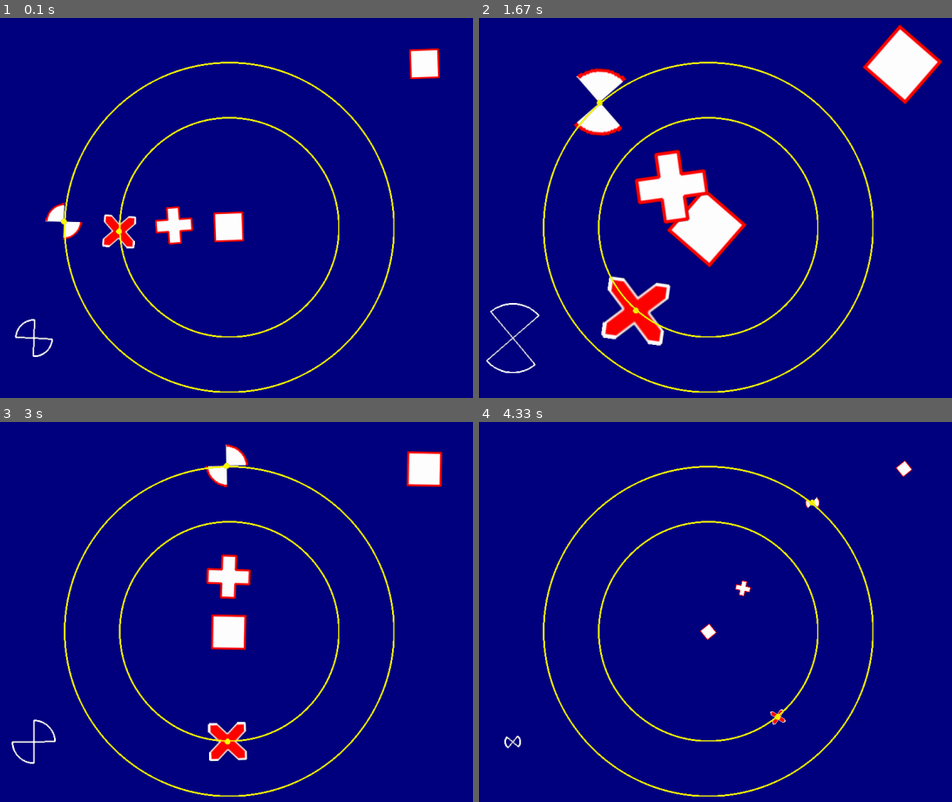
Above: before the commit, frames 1-4 (two rows, left to right).
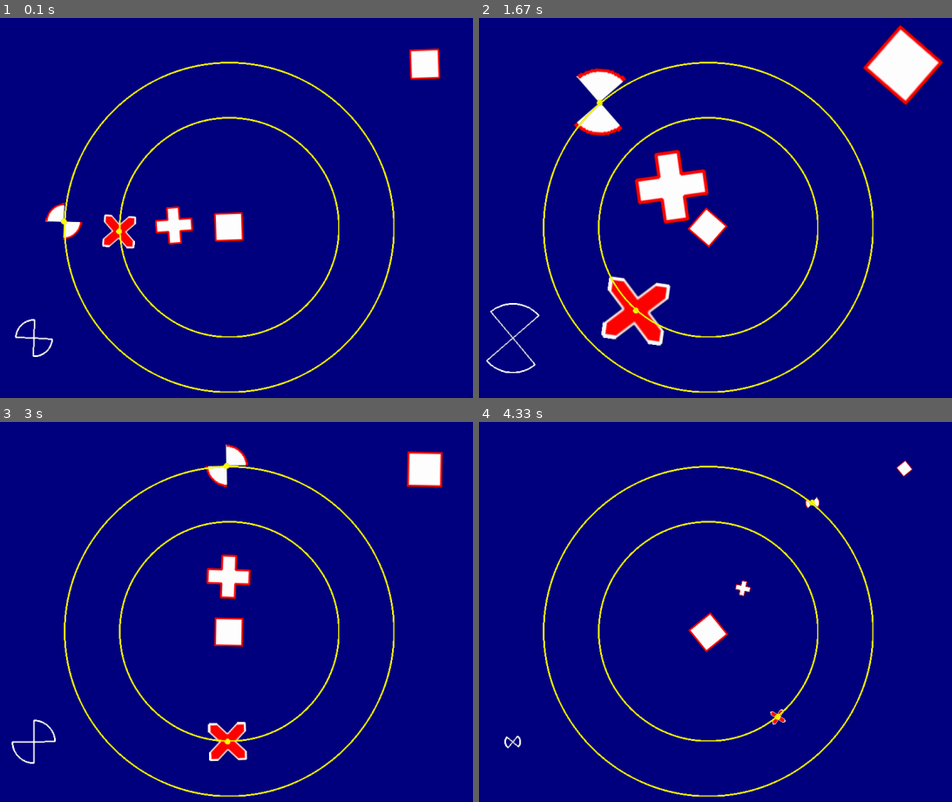
Above: after the commit, the same moments.

Repository: francis-clairicia/PyDiamond
Game: pygame game, started from main.py
Same seed, same stepped clock (60 frames per second), same inputs: the game is played once before the commit and once after it.
Inputs:
- Up to frame 1 (0.1 s): no input
- Up to frame 2 (1.67 s): no input
- Up to frame 3 (3 s): no input
- Up to frame 4 (4.33 s): no input

The runs differ from the first frame. In frame 1, 0.3% of the frame differs, in the area x 45-94%, y 8-60%; in frame 2, 1.8%, in the area x 39-99%, y 1-66%; in frame 3, 0.6%; in frame 4, 0.5%.

Commit message:
[ADD] Sprite: Added use_smooth_scale() method

Diff:
--- a/main.py
+++ b/main.py
@@ -92,11 +92,11 @@
                 self.__scale_growth = -1
             elif self.__scale <= 0.2:
                 self.__scale_growth = 1
-            self.__r.scale = self.__scale
+            # self.__r.scale = self.__scale
             self.__p.scale = self.__scale
             self.__x.scale = self.__scale
             self.__c.scale = self.__scale
-            # self.__s.scale = self.__scale
+            self.__s.scale = self.__scale
         self.__x_center.center = self.__x.center
         self.__c_center.center = self.__c.center
         self.__s.default_image = self.__r.to_surface()
--- a/my_pygame/sprite.py
+++ b/my_pygame/sprite.py
@@ -23,6 +23,7 @@
         self.__image: Surface = self.__default_image.copy()
         self.__mask_threshold: int
         self.__mask: Mask
+        self.__smooth_scale: bool = False
         self.set_mask_threshold(mask_threshold)
 
     def update(self, *args: Any, **kwargs: Any) -> None:
@@ -38,14 +39,17 @@
         return self.image
 
     def _apply_rotation_scale(self) -> None:
-        w, h = self.get_local_size()
-        if self.scale != 1:
-            w *= self.scale
-            h *= self.scale
-            self.__image = pygame.transform.smoothscale(self.default_image, (round(w), round(h)))
+        if not self.__smooth_scale:
+            self.__image = pygame.transform.rotozoom(self.__default_image, self.angle, self.scale)
         else:
-            self.__image = self.default_image
-        self.__image = pygame.transform.rotate(self.__image, self.angle)
+            if self.scale != 1:
+                w, h = self.get_local_size()
+                w = round(w * self.scale)
+                h = round(h * self.scale)
+                self.__image = pygame.transform.smoothscale(self.__default_image, (w, h))
+            else:
+                self.__image = self.__default_image
+            self.__image = pygame.transform.rotate(self.__image, self.angle)
         self._update_mask()
 
     def _update_mask(self) -> None:
@@ -60,6 +64,9 @@
     def set_mask_threshold(self, threshold: int) -> None:
         self.__mask_threshold = max(int(threshold), 0)
         self._update_mask()
+
+    def use_smooth_scale(self, status: bool) -> None:
+        self.__smooth_scale = bool(status)
 
     @property
     def default_image(self) -> Surface:
